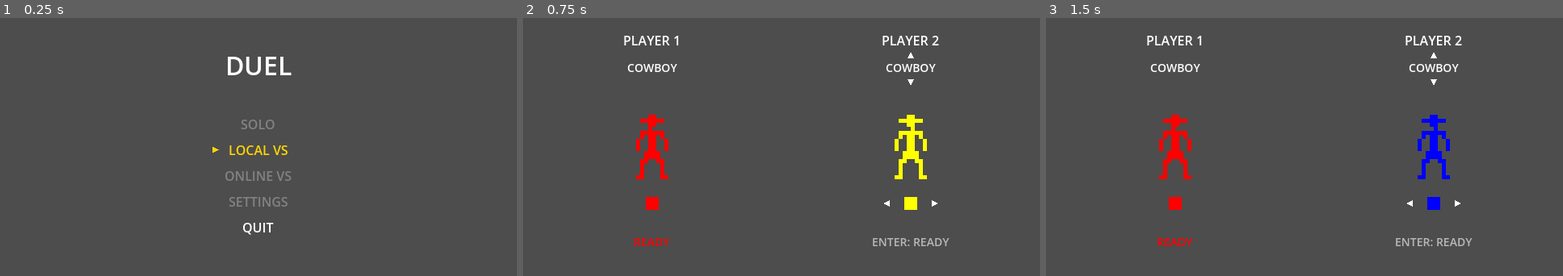
Above: before the commit, frames 1-3 (left to right).
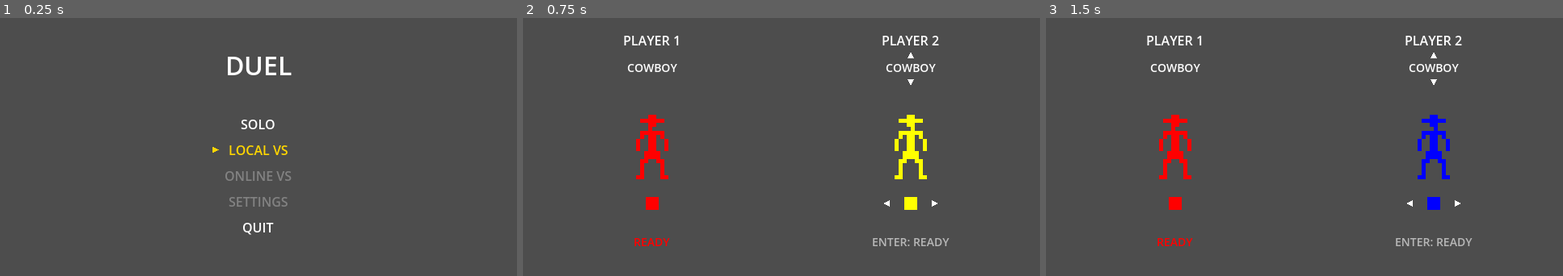
Above: after the commit, the same moments.

Repository: cristalcorp/duel
Game: Godot game, scene res://Scenes/main_menu.tscn
The game is run twice, just before and just after one commit, with the same random seed, the same clock (stepped at 60 frames per second) and the same inputs.
Inputs:
- Up to frame 1 (0.25 s): no input
- Up to frame 2 (0.75 s): tap Enter (shoot_p2) at 0.5 s; hold D (move_right) from 0.53 s (still down); hold Space (shoot) from 0.53 s (still down)
- Up to frame 3 (1.5 s): tap R (restart) at 1.25 s; release D (move_right) at 1.28 s; release Space (shoot) at 1.28 s; hold S (move_down) from 1.28 s (still down); tap Left (move_left_p2) at 1.35 s

The runs differ from the first frame. In frame 1, 0.1% of the frame differs, in the area x 46-54%, y 39-44%; in frame 2, nothing differs; in frame 3, nothing differs.

Commit message:
Add SOLO mode against a computer-controlled cowboy
The CPU plays player 2 through the same virtual keys as a human (four
directions and shoot), deciding every 0.3 s: it lines up with player 1 at a
height with no tree in the way, shoots one bullet at a time, walks to its own
tree when out of ammo, and steps sideways when stuck. The selection screen
shows a ready CPU column whose colour follows player 1's choice.

Co-Authored-By: Claude Opus 5.5 <noreply@anthropic.com>
Claude-Session: https://claude.ai/code/session_0169b1nMsMAoT5WCQWcG1Y1C

Diff:
--- a/Scenes/arena.gd
+++ b/Scenes/arena.gd
@@ -26,6 +26,7 @@
 const MAX_PLACEMENT_TRIES: int = 1000
 const TREE_SCENE: PackedScene = preload("res://Scenes/tree.tscn")
 const RESTART_PROMPT_SCRIPT: Script = preload("res://Scenes/restart_prompt.gd")
+const CPU_BRAIN_SCRIPT: Script = preload("res://Scenes/cpu_brain.gd")
 const BANNER_HEIGHT: float = 20.0
 
 @export var tree_count: int = 8
@@ -108,7 +109,7 @@
 ## during the last fight does not restart by mistake.
 func show_victory(winner: int) -> void:
 	get_tree().paused = true
-	banner.text = "PLAYER %d WINS" % (winner + 1)
+	banner.text = GameSettings.player_name(winner) + " WINS"
 	# Real height of the prompt lines, as laid out by the font.
 	var prompt_height: float = restart_prompt.get_combined_minimum_size().y
 	var top: float = (get_viewport_rect().size.y - BANNER_HEIGHT - prompt_height) / 2.0
@@ -133,7 +134,7 @@
 	get_tree().paused = false
 	get_tree().change_scene_to_file(MENU_SCENE)
 
-## Both players, with the character and colour picked on the selection screen.
+## Both players (player 2 driven by the CPU in SOLO), with the character and colour picked on the selection screen.
 func spawn_players() -> void:
 	for i in 2:
 		var character: Dictionary = GameSettings.CHARACTERS[GameSettings.get_character(i)]
@@ -145,6 +146,12 @@
 		player.player_color = GameSettings.get_color(i)
 		add_child(player)
 		players.append(player)
+	if GameSettings.solo:
+		var brain := Node.new()
+		brain.set_script(CPU_BRAIN_SCRIPT)
+		brain.name = "CpuBrain"
+		add_child(brain)
+		brain.setup(players[GameSettings.CPU_PLAYER], players[1 - GameSettings.CPU_PLAYER])
 
 func start_round() -> void:
 	for node in get_tree().get_nodes_in_group("bullets") + get_tree().get_nodes_in_group("trees"):
--- a/Scenes/cowboy.gd
+++ b/Scenes/cowboy.gd
@@ -32,6 +32,12 @@
 var dead: bool = false
 var ammo: int
 var start_position: Vector2
+## Set by the CPU brain in SOLO mode: the cowboy then reads these virtual keys
+## instead of the keyboard.
+var is_cpu: bool = false
+var cpu_move: Vector2 = Vector2.ZERO
+## Like a key press: read once, then released.
+var cpu_shoot: bool = false
 @onready var anim: AnimatedSprite2D = $AnimatedSprite2D
 
 
@@ -45,6 +51,7 @@
 
 func _physics_process(delta: float) -> void:
 	if dead:
+		cpu_shoot = false
 		return
 
 	# Shooting freezes the cowboy; movement and shoot inputs are ignored meanwhile.
@@ -56,15 +63,16 @@
 			anim.pause()
 			anim.frame = SHOOT_HOLD_FRAME
 			fire_bullet()
+		cpu_shoot = false
 		return
 
-	if Input.is_action_just_pressed("shoot" + action_suffix) and ammo > 0:
+	if shoot_pressed() and ammo > 0:
 		shoot_time_left = shoot_duration
 		velocity = Vector2.ZERO
 		anim.play("Shoot")
 		return
 
-	var input_vector: Vector2 = Input.get_vector(
+	var input_vector: Vector2 = cpu_move if is_cpu else Input.get_vector(
 		"move_left" + action_suffix, "move_right" + action_suffix,
 		"move_up" + action_suffix, "move_down" + action_suffix)
 
@@ -75,6 +83,13 @@
 	reload_at_own_tree()
 
 	update_animation(input_vector)
+
+func shoot_pressed() -> bool:
+	if not is_cpu:
+		return Input.is_action_just_pressed("shoot" + action_suffix)
+	var pressed: bool = cpu_shoot
+	cpu_shoot = false
+	return pressed
 
 ## Stops each animation frame from showing pixels of its neighbours in the
 ## sprite sheet (a stray bar near the hat at some sub-pixel positions). Done at
@@ -147,6 +162,8 @@
 	dead = false
 	shoot_time_left = 0.0
 	velocity = Vector2.ZERO
+	cpu_move = Vector2.ZERO
+	cpu_shoot = false
 	position = start_position
 	anim.flip_h = facing_left
 	anim.play("Idle")
--- /dev/null
+++ b/Scenes/cpu_brain.gd
@@ -0,0 +1,157 @@
+extends Node
+
+## Drives a cowboy in SOLO mode through the same virtual keys as a player
+## (4 directions + shoot): no extra speed, no extra ammo. Decides every
+## reaction_time seconds and keeps the same keys held in between.
+## Rules: "Adversaire ordinateur, mode SOLO" table in 05-Etats-et-flux.
+
+## Seconds between two decisions.
+@export var reaction_time: float = 0.3
+## Shoots when the vertical gap with the target is below this, in game pixels.
+@export var aim_tolerance: float = 20.0
+## Horizontal distance kept with the target, in game pixels.
+@export var min_distance: float = 150.0
+@export var max_distance: float = 400.0
+## How long a detour (around a tree, or when stuck) lasts, in seconds.
+@export var detour_time: float = 0.5
+## Moved less than this between two decisions while walking = stuck, in game pixels.
+const STUCK_DISTANCE: float = 3.0
+## Height of the band checked for trees between the gun and the target.
+const SHOT_BAND_HEIGHT: float = 8.0
+## Heights tried around the target's, nearest first, to find a line with no tree.
+const AIM_OFFSETS: Array[float] = [0.0, -10.0, 10.0, -20.0, 20.0]
+
+var me: Node2D
+var foe: Node2D
+var decision_left: float = 0.0
+var detour_left: float = 0.0
+var last_position: Vector2
+
+
+func setup(cowboy: Node2D, target: Node2D) -> void:
+	me = cowboy
+	foe = target
+	me.is_cpu = true
+	last_position = me.position
+
+func _physics_process(delta: float) -> void:
+	decision_left -= delta
+	detour_left -= delta
+	if decision_left > 0.0:
+		return
+	decision_left = reaction_time
+	decide()
+	last_position = me.position
+
+## One decision; the first matching rule wins (same order as the table).
+func decide() -> void:
+	if me.dead or foe.dead:
+		me.cpu_move = Vector2.ZERO
+		detour_left = 0.0
+		return
+	if me.shoot_time_left > 0.0:
+		return
+	if is_stuck():
+		# Sideways to the blocked direction, to one side at random.
+		var side: Vector2 = me.cpu_move.orthogonal().normalized()
+		start_detour(side if randf() < 0.5 else -side)
+		return
+	if detour_left > 0.0:
+		return
+
+	if me.ammo == 0:
+		walk_to_own_tree()
+		return
+
+	var gap: Vector2 = foe.position - me.position
+	var aim_y: float = clear_aim_height()
+	if is_nan(aim_y):
+		# Every line to the target crosses a tree: walk around it.
+		aim_y = foe.position.y
+	var aim_gap := Vector2(gap.x, aim_y - me.position.y)
+	if absf(aim_gap.y) < aim_tolerance:
+		var tree: Node2D = tree_between(me.position.y)
+		if tree:
+			# Diagonally towards the target, away from the tree's middle: a
+			# purely vertical step would bring it back onto the same line.
+			var away: float = signf(me.position.y - tree_footprint(tree).get_center().y)
+			if away == 0.0:
+				away = 1.0 if randf() < 0.5 else -1.0
+			start_detour(Vector2(signf(gap.x), away).normalized())
+		elif (gap.x < 0.0) == me.anim.flip_h:
+			me.cpu_move = Vector2.ZERO
+			# One bullet at a time: a second one would fly through the dead
+			# target, cross the edge and come back at the CPU.
+			me.cpu_shoot = not has_bullet_in_play()
+		else:
+			# One step towards the target turns the cowboy round.
+			me.cpu_move = Vector2(signf(gap.x), 0.0)
+		return
+
+	approach(aim_gap)
+
+## Walked into something (a tree, the other cowboy, an edge) since last decision.
+func is_stuck() -> bool:
+	return me.cpu_move != Vector2.ZERO \
+		and me.position.distance_to(last_position) < STUCK_DISTANCE
+
+func start_detour(direction: Vector2) -> void:
+	me.cpu_move = direction
+	detour_left = detour_time
+
+## Up to the target's height; back off or close in to stay between
+## min_distance and max_distance horizontally.
+func approach(gap: Vector2) -> void:
+	# Slower when close, so a 0.3 s step does not overshoot the target's height.
+	var vertical: float = clampf(gap.y / (me.speed * reaction_time), -1.0, 1.0)
+	var horizontal: float = 0.0
+	if absf(gap.x) < min_distance:
+		horizontal = -signf(gap.x)
+	elif absf(gap.x) > max_distance:
+		horizontal = signf(gap.x)
+	me.cpu_move = Vector2(horizontal, vertical).limit_length(1.0)
+
+func walk_to_own_tree() -> void:
+	var tree: Node2D = find_own_tree()
+	if tree == null:
+		me.cpu_move = Vector2.ZERO
+		return
+	var centre: Vector2 = tree_footprint(tree).get_center()
+	me.cpu_move = (centre - me.position).normalized()
+
+func find_own_tree() -> Node2D:
+	for tree in get_tree().get_nodes_in_group("trees"):
+		if tree.color == me.player_color and not tree.is_queued_for_deletion():
+			return tree
+	return null
+
+## Height to stand at, near the target's, with no tree on the bullet's path
+## (NAN if there is none).
+func clear_aim_height() -> float:
+	var best: float = NAN
+	for offset in AIM_OFFSETS:
+		var y: float = foe.position.y + offset
+		if tree_between(y) == null and (is_nan(best) \
+				or absf(y - me.position.y) < absf(best - me.position.y)):
+			best = y
+	return best
+
+## The tree crossing the bullet's path between the gun (cowboy standing at
+## height y) and the target, if any.
+func tree_between(y: float) -> Node2D:
+	var gun_y: float = y + me.MUZZLE_OFFSET.y * me.scale.y
+	var left: float = minf(me.position.x, foe.position.x)
+	var right: float = maxf(me.position.x, foe.position.x)
+	var path := Rect2(left, gun_y - SHOT_BAND_HEIGHT / 2.0, right - left, SHOT_BAND_HEIGHT)
+	for tree in get_tree().get_nodes_in_group("trees"):
+		if not tree.is_queued_for_deletion() and tree_footprint(tree).intersects(path):
+			return tree
+	return null
+
+func tree_footprint(tree: Node2D) -> Rect2:
+	var footprint: Rect2 = get_parent().TREE_FOOTPRINT
+	return Rect2(tree.position + footprint.position, footprint.size)
+
+func has_bullet_in_play() -> bool:
+	return get_tree().get_nodes_in_group("bullets").any(
+		func(b: Node) -> bool: return b.shooter == me and not b.is_queued_for_deletion())
--- a/Scenes/game_settings.gd
+++ b/Scenes/game_settings.gd
@@ -14,6 +14,12 @@
 const CHARACTERS: Array[Dictionary] = [
 	{"name": "COWBOY", "scene": preload("res://Scenes/cowboy.tscn")},
 ]
+
+## SOLO mode: player 2 is driven by the computer.
+var solo: bool = false
+const CPU_PLAYER: int = 1
+## The CPU's colour: yellow, or the first colour player 1 left free.
+const CPU_PREFERRED_COLOR := Color(1, 1, 0)
 
 ## Index in CHARACTERS of each player's character.
 var p1_character: int = 0
@@ -40,3 +46,18 @@
 		p1_character = index
 	else:
 		p2_character = index
+
+func is_cpu(player: int) -> bool:
+	return solo and player == CPU_PLAYER
+
+## "PLAYER n", or "CPU" for the computer.
+func player_name(player: int) -> String:
+	return "CPU" if is_cpu(player) else "PLAYER %d" % (player + 1)
+
+## In SOLO, gives the CPU its preferred colour unless player 1 has it.
+func pick_cpu_color() -> void:
+	var taken: Color = get_color(1 - CPU_PLAYER)
+	var color: Color = CPU_PREFERRED_COLOR
+	if color == taken:
+		color = PALETTE[0] if PALETTE[0] != taken else PALETTE[1]
+	set_color(CPU_PLAYER, color)
--- a/Scenes/main_menu.gd
+++ b/Scenes/main_menu.gd
@@ -7,7 +7,7 @@
 const PLAYER_SUFFIXES: Array[String] = ["", "_p2"]
 ## Entries in display order; disabled ones are greyed and skipped by the cursor.
 const ENTRIES: Array[Dictionary] = [
-	{"label": "SOLO", "action": "", "enabled": false},
+	{"label": "SOLO", "action": "solo", "enabled": true},
 	{"label": "LOCAL VS", "action": "local_vs", "enabled": true},
 	{"label": "ONLINE VS", "action": "", "enabled": false},
 	{"label": "SETTINGS", "action": "", "enabled": false},
@@ -76,7 +76,11 @@
 
 func activate(action: String) -> void:
 	match action:
+		"solo":
+			GameSettings.solo = true
+			get_tree().change_scene_to_file(SELECTION_SCENE)
 		"local_vs":
+			GameSettings.solo = false
 			get_tree().change_scene_to_file(SELECTION_SCENE)
 		"quit":
 			get_tree().quit()
--- a/Scenes/menu.gd
+++ b/Scenes/menu.gd
@@ -2,7 +2,9 @@
 
 ## Selection screen: each player picks a character (up / down) and a colour
 ## (left / right) with their own game keys, then presses shoot to be ready.
-## The game starts when both are ready. Rules: "Sélection des persos" table.
+## The game starts when both are ready. In SOLO, the CPU column is always ready
+## and its colour follows player 1's choice. Rules: "Sélection des persos" and
+## "Adversaire ordinateur" tables.
 
 const ARENA_SCENE: String = "res://Scenes/arena.tscn"
 const MAIN_MENU_SCENE: String = "res://Scenes/main_menu.tscn"
@@ -33,13 +35,16 @@
 
 
 func _ready() -> void:
+	if GameSettings.solo:
+		ready_flags[GameSettings.CPU_PLAYER] = true
+		GameSettings.pick_cpu_color()
 	for player in 2:
 		build_column(player)
 		refresh(player)
 
 func build_column(player: int) -> void:
 	var x: float = COLUMN_X[player]
-	add_label("PLAYER %d" % (player + 1), x, TITLE_Y, 16)
+	add_label(GameSettings.player_name(player), x, TITLE_Y, 16)
 	add_arrow(player, Vector2(x, CHARACTER_ARROW_UP_Y), Vector2.UP)
 	name_labels.append(add_label("", x, CHARACTER_NAME_Y, 14))
 	add_arrow(player, Vector2(x, CHARACTER_ARROW_DOWN_Y), Vector2.DOWN)
@@ -93,6 +98,8 @@
 		get_tree().change_scene_to_file(MAIN_MENU_SCENE)
 		return
 	for player in 2:
+		if GameSettings.is_cpu(player):
+			continue
 		var suffix: String = PLAYER_SUFFIXES[player]
 		if event.is_action_pressed("shoot" + suffix):
 			ready_flags[player] = not ready_flags[player]
@@ -109,6 +116,8 @@
 		else:
 			continue
 		refresh(player)
+		if GameSettings.solo:
+			refresh(GameSettings.CPU_PLAYER)
 	if ready_flags.all(func(r: bool) -> bool: return r):
 		start_game()
 
@@ -116,9 +125,15 @@
 	var count: int = GameSettings.CHARACTERS.size()
 	GameSettings.set_character(player, posmod(GameSettings.get_character(player) + step, count))
 
-## Next colour in the palette, skipping the other player's colour.
+## Next colour in the palette, skipping the other player's colour. In SOLO
+## player 1 may take any colour: the CPU moves to a free one.
 func change_color(player: int, step: int) -> void:
 	var palette: Array[Color] = GameSettings.PALETTE
+	if GameSettings.solo:
+		var current: int = palette.find(GameSettings.get_color(player))
+		GameSettings.set_color(player, palette[posmod(current + step, palette.size())])
+		GameSettings.pick_cpu_color()
+		return
 	var other: Color = GameSettings.get_color(1 - player)
 	var index: int = palette.find(GameSettings.get_color(player))
 	index = posmod(index + step, palette.size())
Not shown, added: Scenes/cpu_brain.gd.uid
